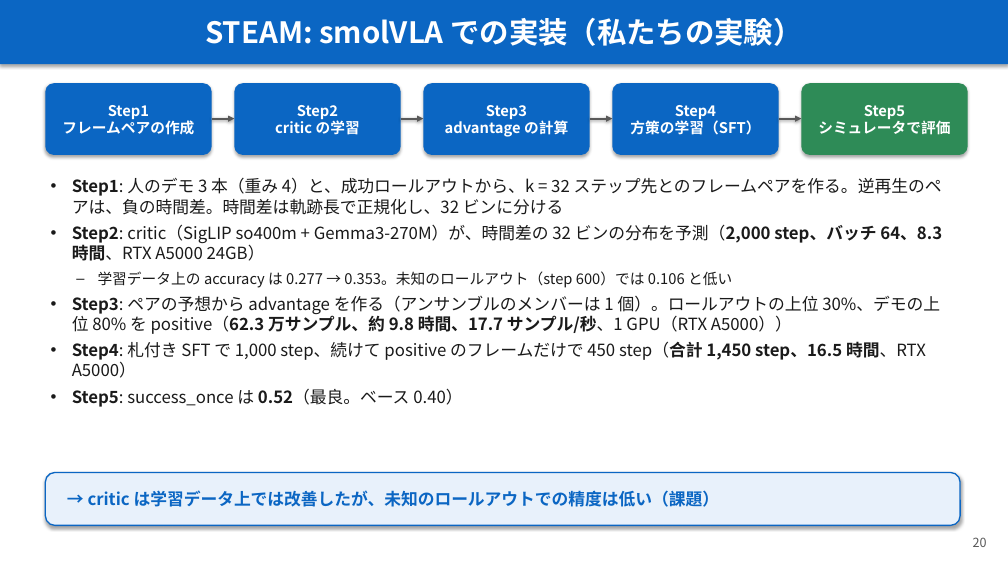
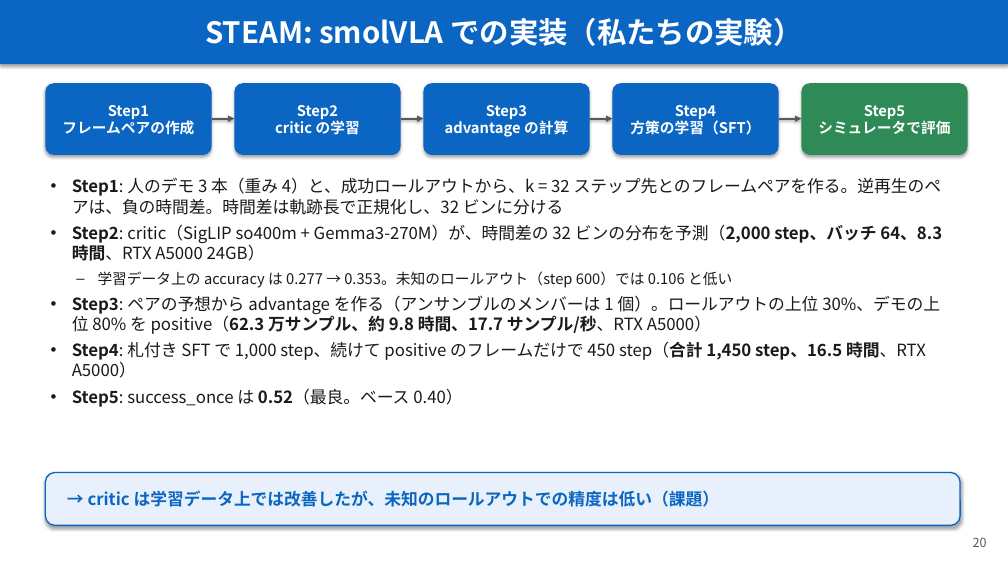
Before and after one commit to Junhand/libero_RL, a slide deck: slide 20 of docs/RECAP_STEAM_RLToken.pptx. Drawn at 1008x567 pixels with LibreOffice and Linux fonts; fonts in the diff are those of the drawing. Boxes give left, top, right and bottom in pixels: in the first picture for what was removed or moved away, otherwise in the second. Text is boxed around its words. In the diff, an @@ line names an element or a change of style, - is before the commit and + after.

```diff
--- a/docs/RECAP_STEAM_RLToken.pptx
+++ b/docs/RECAP_STEAM_RLToken.pptx
@@ text at (72, 296, 940, 334): text changed @@
-• Step3: ペアの予想から advantage を作る（アンサンブルのメンバーは 1 個）。ロールアウトの上位 30%、デモの上位 80% を positive（62.3 万サンプル、約 9.8 時間、17.7 サンプル/秒、1 GPU（RTX A5000））
+• Step3: ペアの予想から advantage を作る（アンサンブルのメンバーは 1 個）。ロールアウトの上位 30%、デモの上位 80% を positive（62.3 万サンプル、約 9.8 時間、17.7 サンプル/秒、RTX A5000）
```
Also in this commit, not shown: 3 other slides changed, 1 other file.
